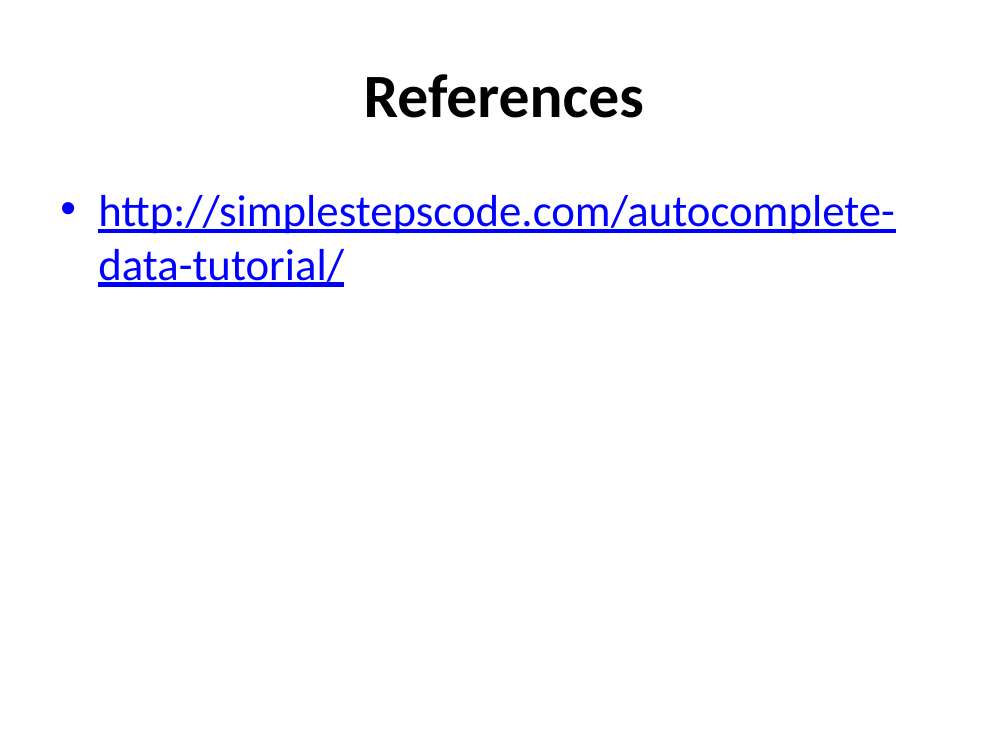
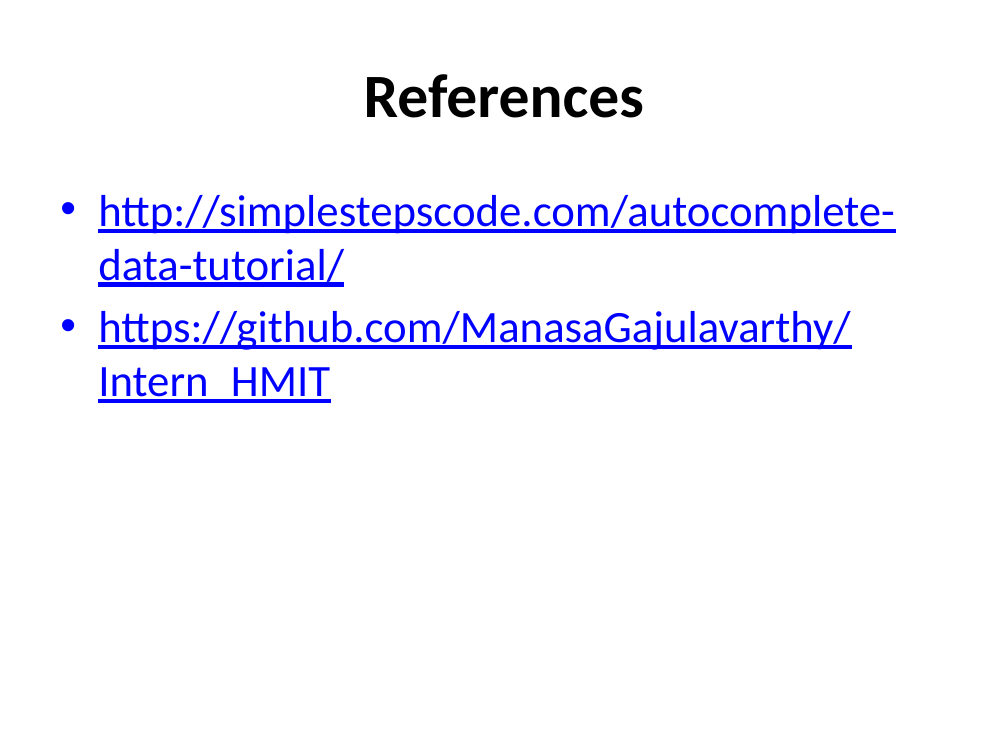
Before and after one commit to ManasaGajulavarthy/Intern_HMIT, a slide deck: slide 18 of Youtube Suggests.pptx. Drawn at 1008x756 pixels with LibreOffice and Linux fonts; fonts in the diff are those of the drawing. Boxes give left, top, right and bottom in pixels: in the first picture for what was removed or moved away, otherwise in the second. Text is boxed around its words. In the diff, an @@ line names an element or a change of style, - is before the commit and + after.

```diff
--- a/Youtube Suggests.pptx
+++ b/Youtube Suggests.pptx
@@ text at [98,311,850,403]: paragraph added @@
+• https://github.com/ManasaGajulavarthy/Intern_HMIT
```
Also in this commit, not shown: 1 other file.
